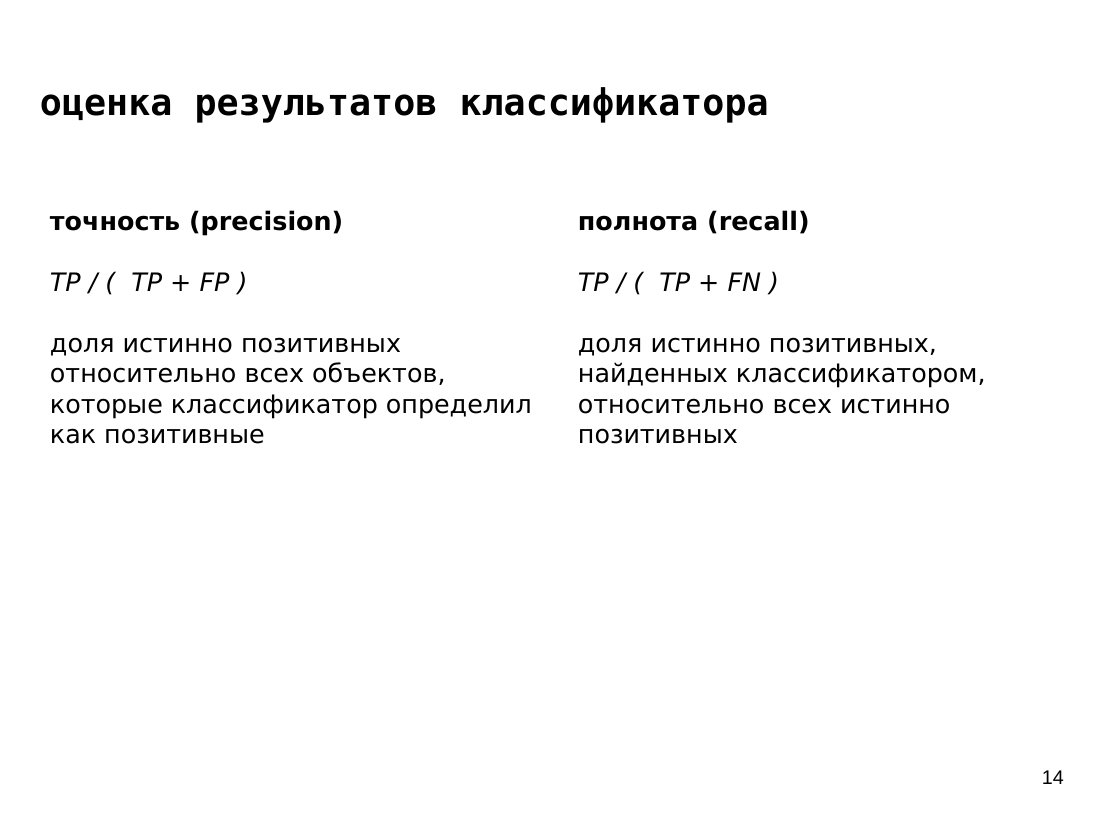
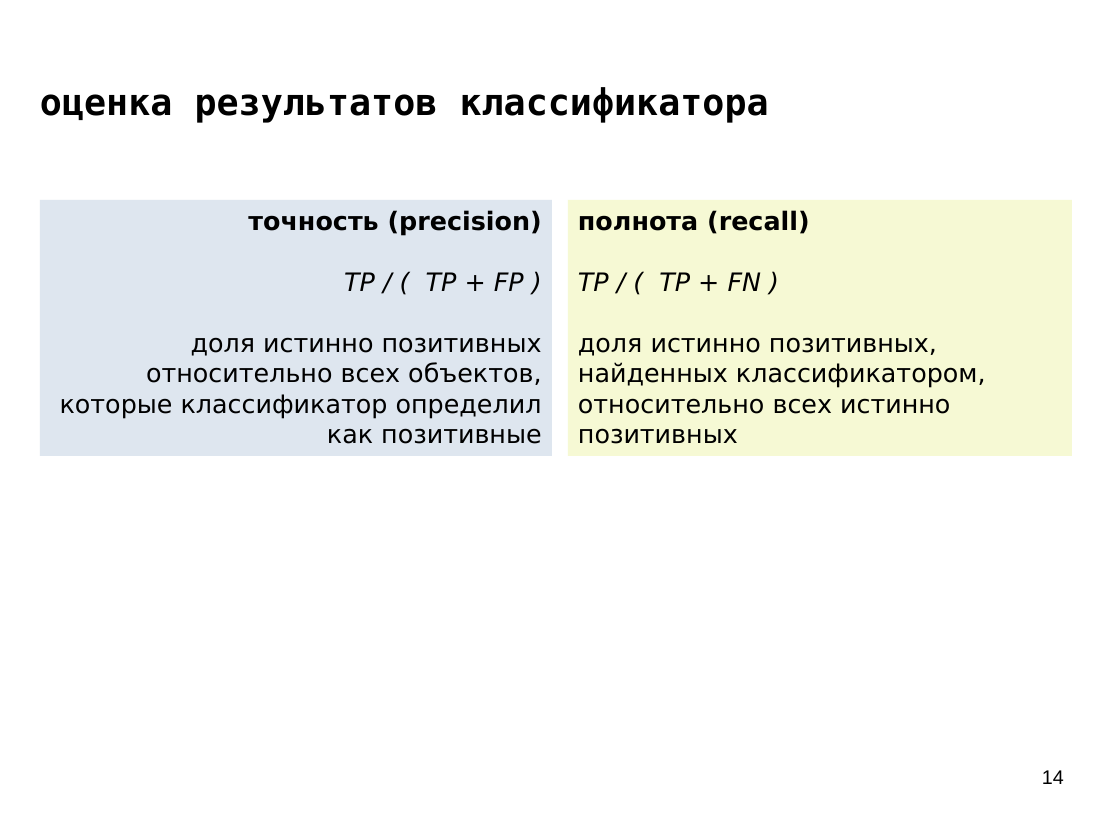
Before and after one commit to mechanoid5/ml_lectorium_legacy, a slide deck: slide 14 of 07-classifier-estimation.odp. Drawn at 1120x840 pixels with LibreOffice and Linux fonts; fonts in the diff are those of the drawing; background and template pictures are left out. Boxes give left, top, right and bottom in pixels: in the first picture for what was removed or moved away, otherwise in the second. Text is boxed around its words. In the diff, an @@ line names an element or a change of style, - is before the commit and + after.

```diff
--- a/07-classifier-estimation.odp
+++ b/07-classifier-estimation.odp
@@ rectangle "точность (precision)": place and size @@
-rectangle "точность (precision)" at (50,210,532,444)
+rectangle "точность (precision)" at (40,200,552,456)
@@ rectangle "точность (precision)" at (40,200,552,456): alignment left to right; fill none to #DEE6EF @@
@@ rectangle "полнота (recall)": place and size @@
-rectangle "полнота (recall)" at (578,210,986,444)
+rectangle "полнота (recall)" at (568,200,1072,456)
@@ rectangle "полнота (recall)" at (568,200,1072,456): fill none to #F6F9D4 @@
```
Also in this commit, not shown: 8 other slides changed, 10 slides added, 6 slides removed, 2 other files.
